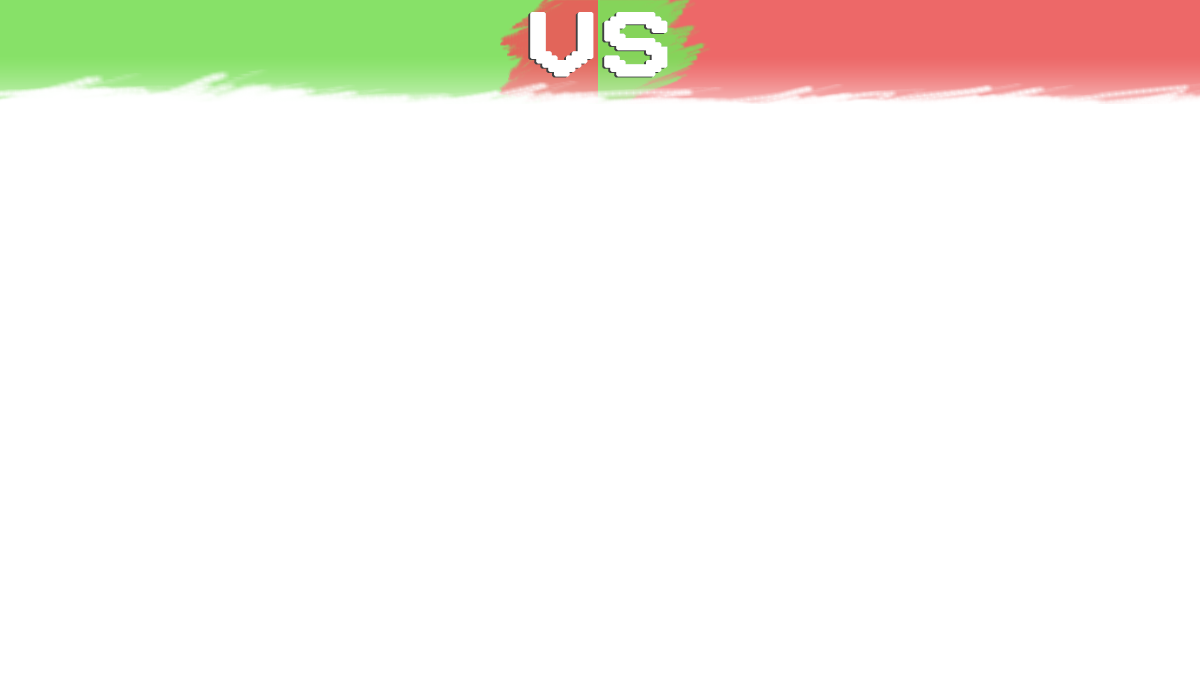
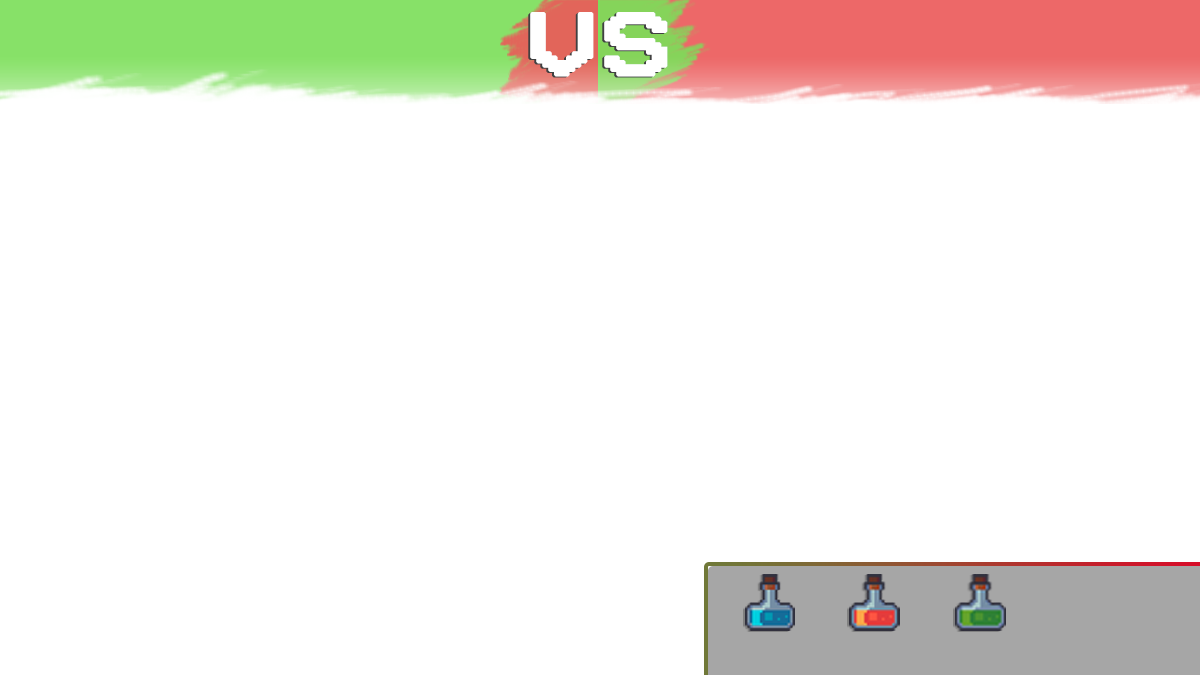
The second w=1200, h=675 image is a revision of the first. Changes to its layers:
"Gruppo 1": opacity 91% → 100%, moved it out of group "Gruppo 2" over bbox(704, 562, 1200, 631)
renamed "Rettangolo 2" to "red", moved it above "green potion", painted on it, unmasked it over bbox(704, 562, 900, 631)
renamed "Rettangolo 1" to "green potion", painted on it, unmasked it over bbox(704, 562, 1200, 631)
added layer "blue potion" in group "Gruppo 1" over bbox(745, 574, 795, 631)
added layer "Rettangolo arrotondato 1 copia" (35%) above "Rettangolo arrotondato 1" over bbox(708, 566, 1200, 675)
renamed "line" to "Rettangolo arrotondato 1", showed it, painted on it over bbox(704, 562, 1200, 675)
